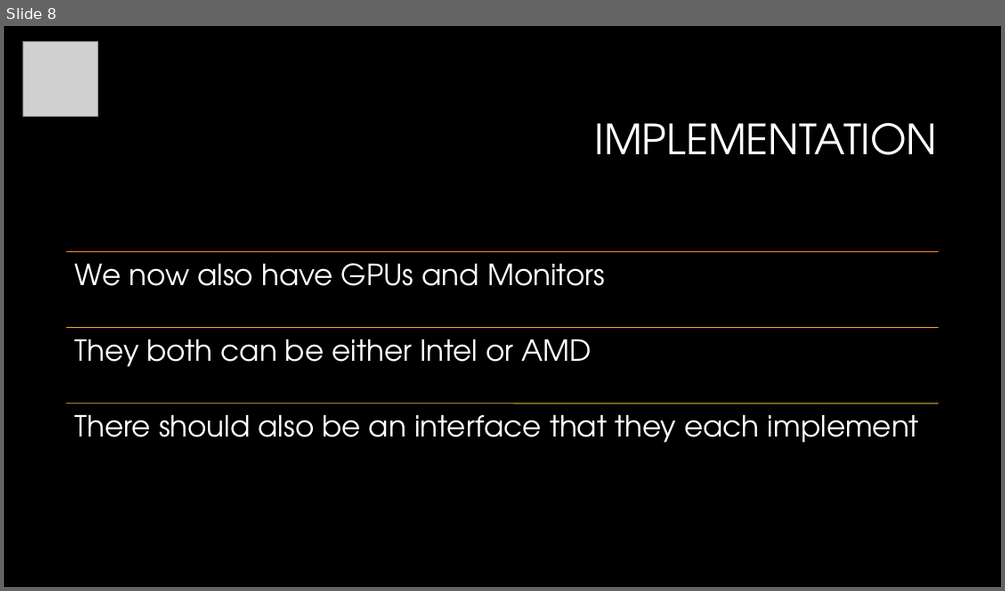
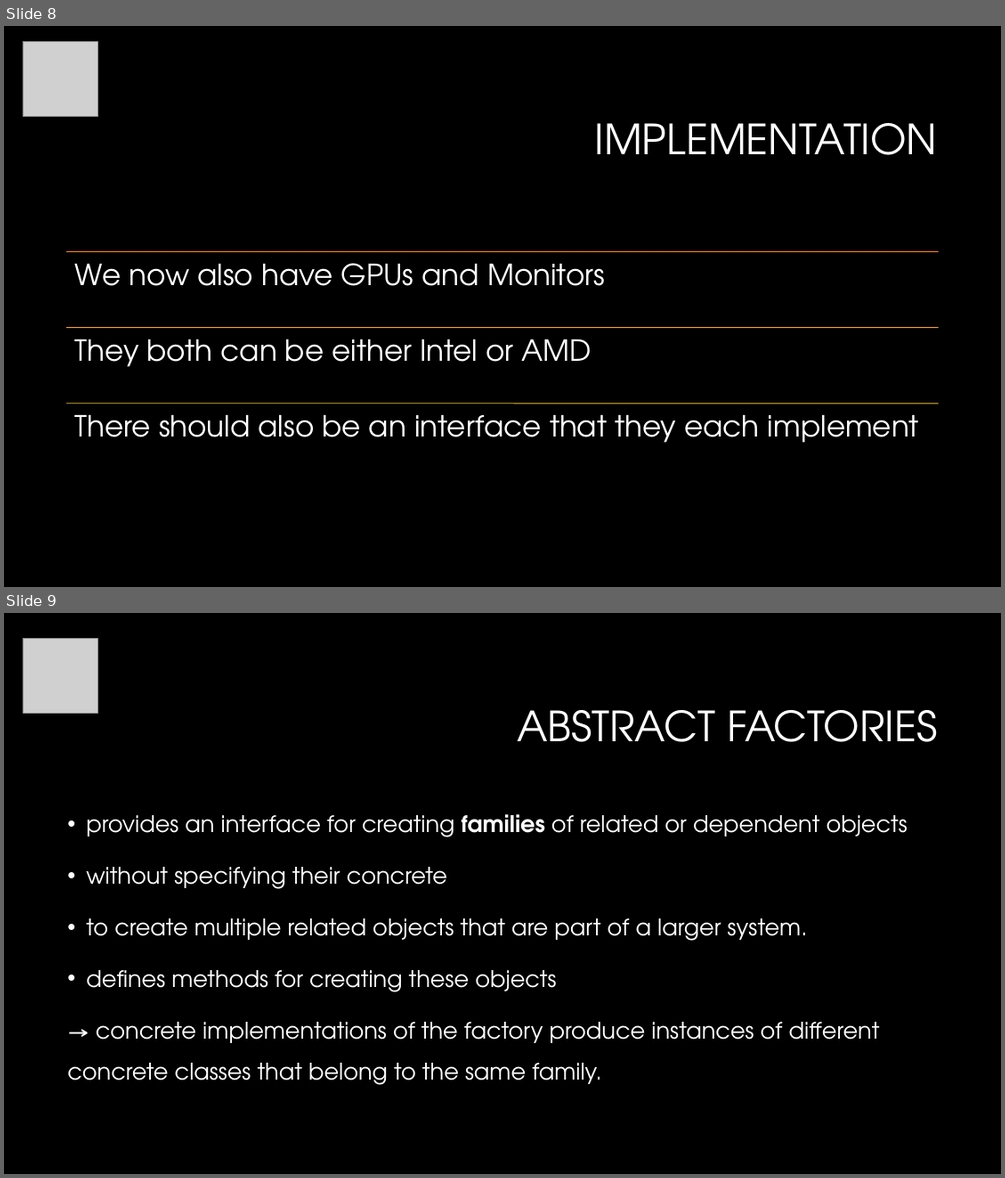
Before and after one commit to ljsunshine/barcamp, a slide deck: abstract_factories.pptx. Shown one above the other, each under a label of ours: slide 8 before the commit, slides 8 and 9 after it. The pictures are 1005x591 and 1005x1178 pixels, drawn with LibreOffice and Linux fonts; fonts in the diff are those of the drawing; grey boxes stand for pictures; background and template pictures are left out. Boxes give left, top, right and bottom in pixels: in the first picture for what was removed or moved away, otherwise in the second. Text is boxed around its words. In the diff, an @@ line names an element or a change of style, - is before the commit and + after.

```diff
--- a/abstract_factories.pptx
+++ b/abstract_factories.pptx
@@ slide 9 added at <box>4,613,1001,1174</box>, background #000000 @@
@@ picture added at <box>23,639,97,714</box> @@
@@ title added at <box>517,710,937,742</box>, 40 pt, text #FFFFFF @@
+ABSTRACT FACTORIES
@@ text added at <box>67,814,907,1085</box>, 22 pt, text #FFFFFF @@
+• provides an interface for creating families of related or dependent objects
+• without specifying their concrete
+• to create multiple related objects that are part of a larger system.
+• defines methods for creating these objects
+→ concrete implementations of the factory produce instances of different concrete classes that belong to the same family.
```
Also in this commit, not shown: 6 other slides added, 2 slides removed, 1 other file.
